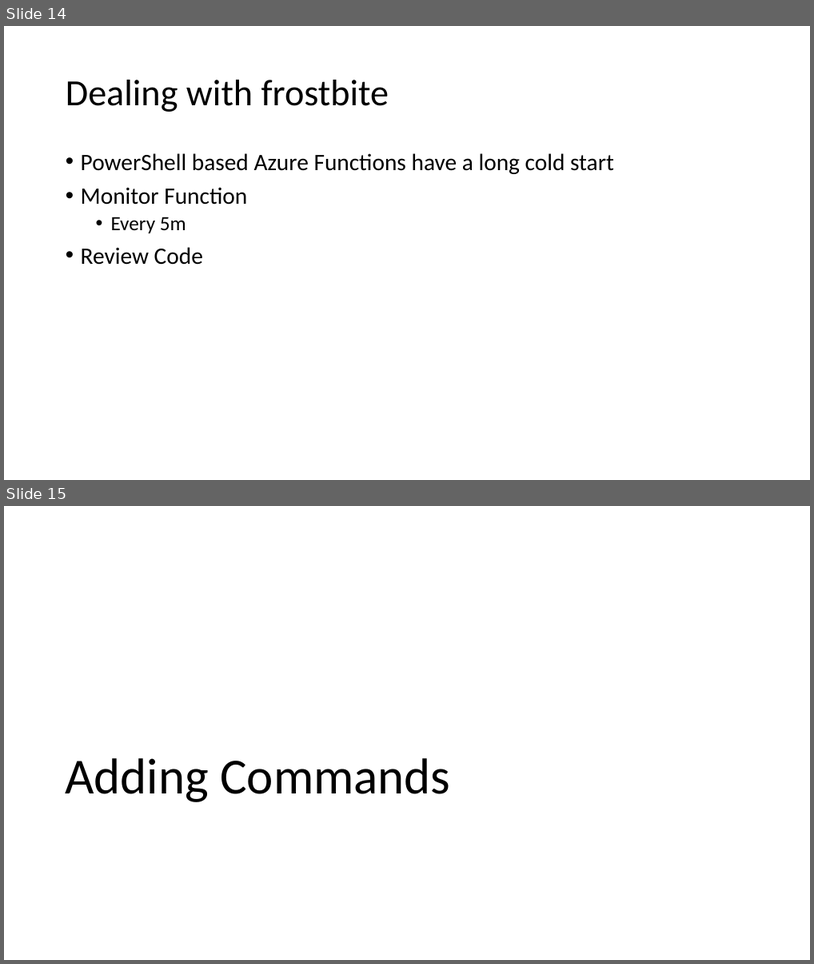
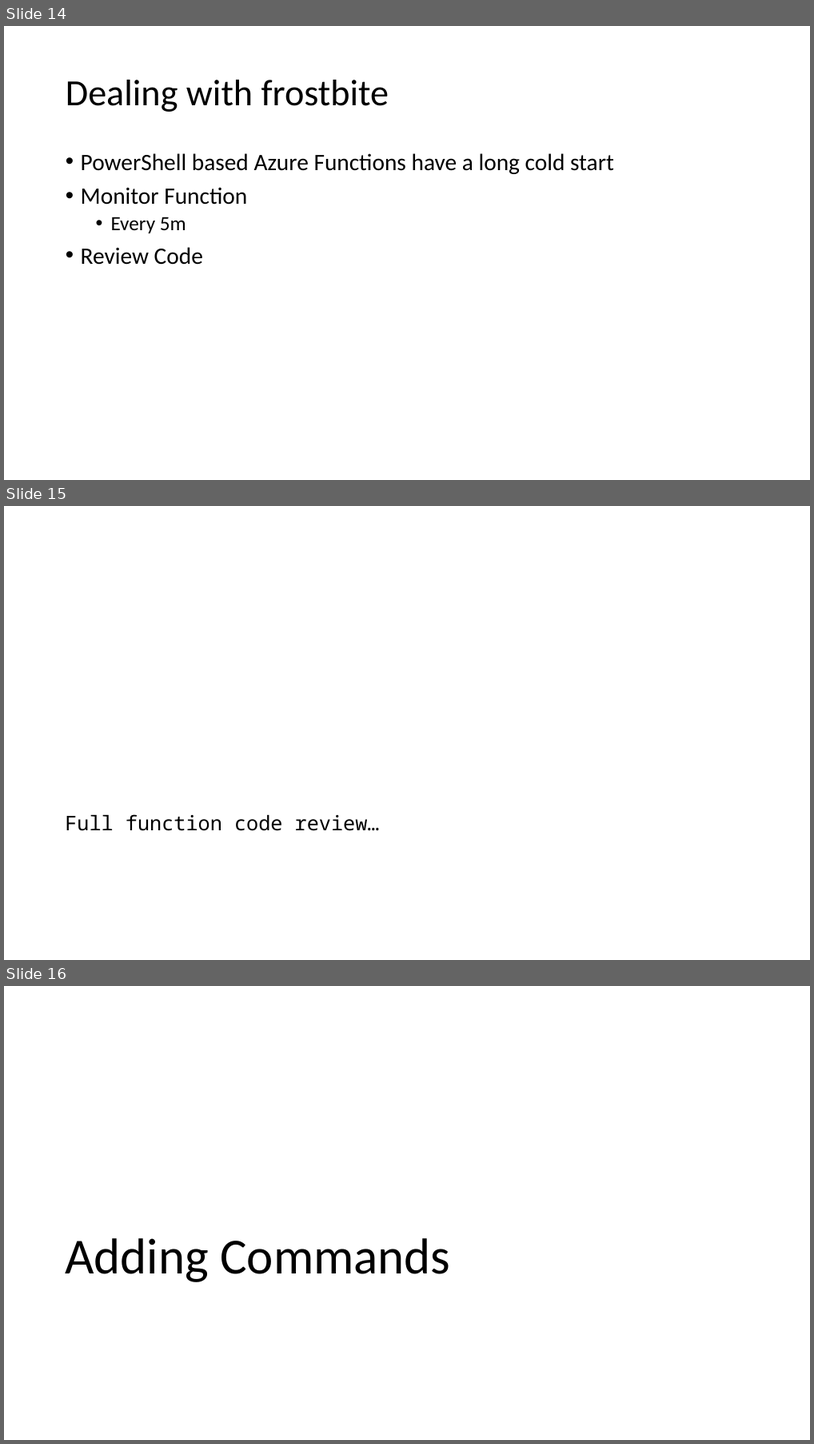
Before and after one commit to ThePoShWolf/Sessions, a slide deck: 2023-04-26 - Building a serverless Discord bot/PowerShell Summit 2023 - Serverless Discord bot.pptx. Shown one above the other, each under a label of ours: slides 14 and 15 before the commit, slides 14, 15 and 16 after it. The pictures are 814x964 and 814x1444 pixels, drawn with LibreOffice and Linux fonts; fonts in the diff are those of the drawing; background and template pictures are left out. Boxes give left, top, right and bottom in pixels: in the first picture for what was removed or moved away, otherwise in the second. Text is boxed around its words. In the diff, an @@ line names an element or a change of style, - is before the commit and + after.

Commit message:
adding code review step

```diff
--- a/2023-04-26 - Building a serverless Discord bot/PowerShell Summit 2023 - Serverless Discord bot.pptx
+++ b/2023-04-26 - Building a serverless Discord bot/PowerShell Summit 2023 - Serverless Discord bot.pptx
@@ slide 15 added at (4,506,810,960), background picture (left out) @@
@@ text added at (65,814,380,831), 24 pt, text #000000 @@
+Full function code review…
@@ what was slide 15 is now slide 16 @@
```
